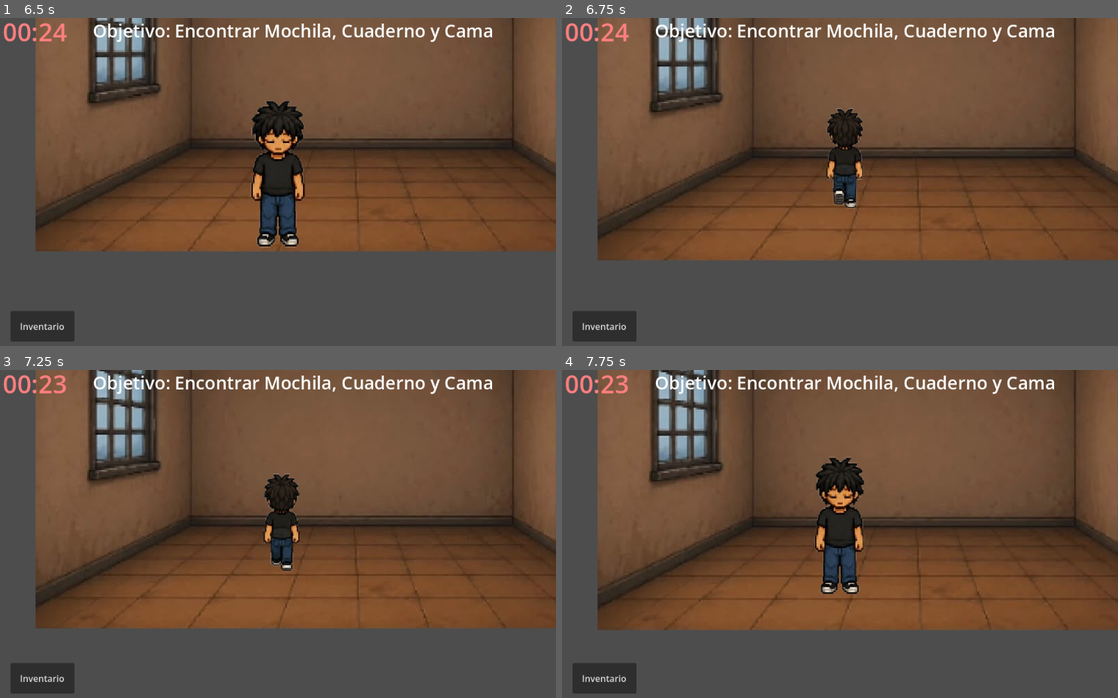
Above: before the commit, frames 1-4 (two rows, left to right).
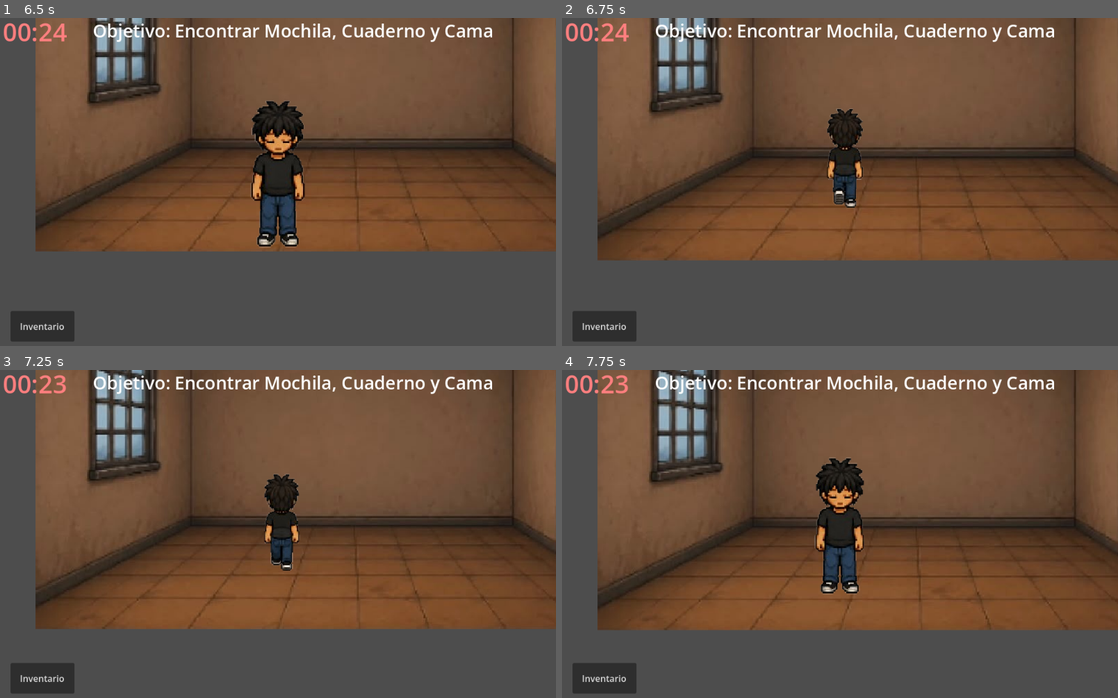
Above: after the commit, the same moments.

Repository: Aldair-Canul/Facultad-de-Ingenieria---Fora-de-Lugar
Game: Godot game, scene res://Scenes/Cuarto/Main.tscn
The game is run twice, just before and just after one commit, with the same random seed, the same clock (stepped at 60 frames per second) and the same inputs. This scene is started directly instead of the project's main scene.
Inputs (mouse positions are in pixels of both pictures, inside the frame that each line leads up to):
- Up to frame 1 (6.5 s): tap Enter at 0.5 s; move the mouse to (400, 168) at 0.52 s; hold Right (ui_right) 0.53-1.25 s; click (400, 168) at 0.67 s; drag from (166, 201) to (550, 142) at 1.27 s; move the mouse to (333, 109) at 2.02 s; hold Right (ui_right) 2.03-2.75 s; drag from (250, 250) to (555, 142) at 2.77 s; move the mouse to (444, 234) at 3.52 s; hold Left (ui_left) 3.53-4.25 s; drag from (111, 136) to (505, 142) at 4.27 s; move the mouse to (305, 185) at 5.02 s; hold Down (ui_down) 5.03-5.75 s; click (305, 185) at 5.17 s; drag from (194, 100) to (166, 201) at 5.77 s
- Up to frame 2 (6.75 s): move the mouse to (962, 168) at 6.52 s; hold Up (ui_up) from 6.53 s (still down)
- Up to frame 3 (7.25 s): keep holding Up (ui_up)
- Up to frame 4 (7.75 s): release Up (ui_up) at 7.25 s; drag from (728, 553) to (1090, 511) at 7.27 s

Frame 1 is identical in both runs. In frame 2, less than 0.1% of the frame differs, in the area x 47-55%, y 27-58%; in frame 3, 0.3%; in frame 4, 0.3%, in the area x 17-55%, y 0-69%.

Commit message:
Se agrego apartado de Bochi

Diff:
--- a/Proyecto-Infomatrix/Godot-Engine/Scenes/Cuarto/Main.tscn
+++ b/Proyecto-Infomatrix/Godot-Engine/Scenes/Cuarto/Main.tscn
@@ -38,6 +38,7 @@
 size = Vector2(24.5, 49.75)
 
 [node name="Main" type="Node2D" unique_id=1831511838]
+position = Vector2(0, -2)
 script = ExtResource("1_lxmde")
 
 [node name="World" type="Node2D" parent="." unique_id=36722432]
Not shown, added: Proyecto-Infomatrix/Resources-Diego/Instrucciónes.txt
